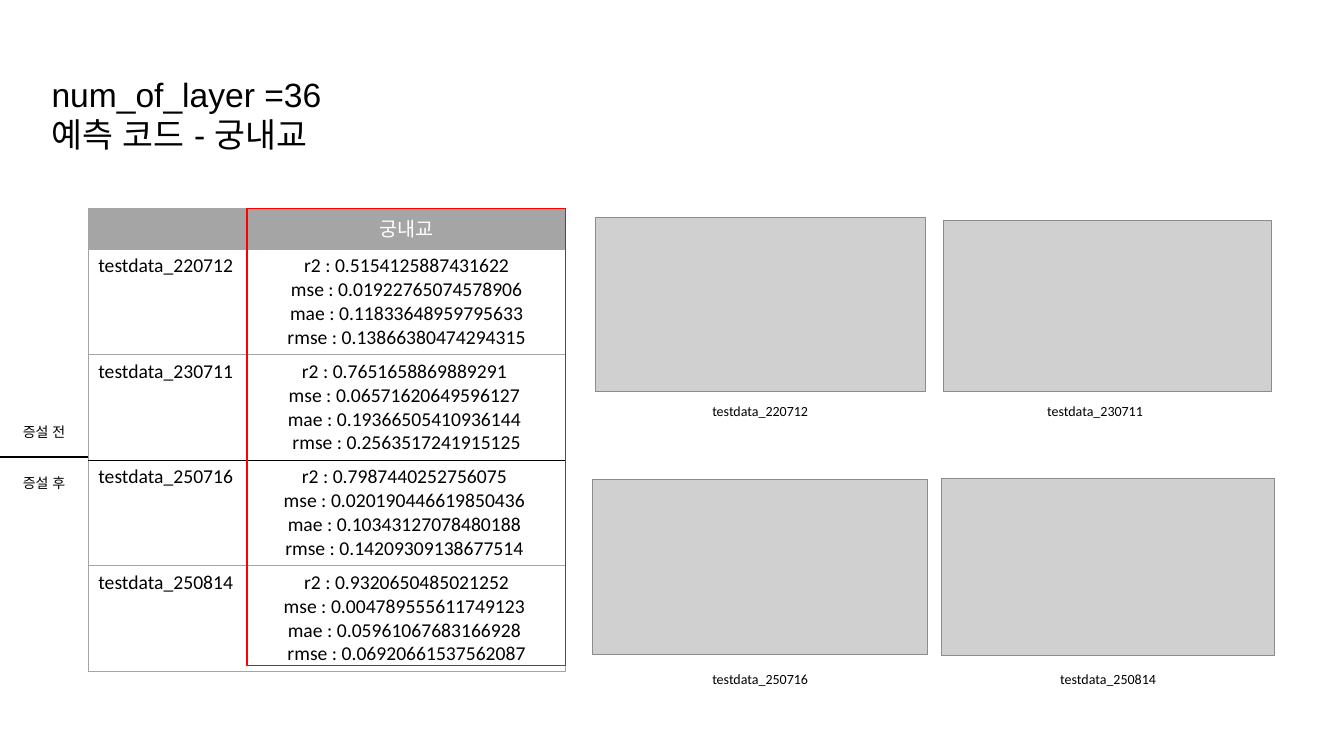
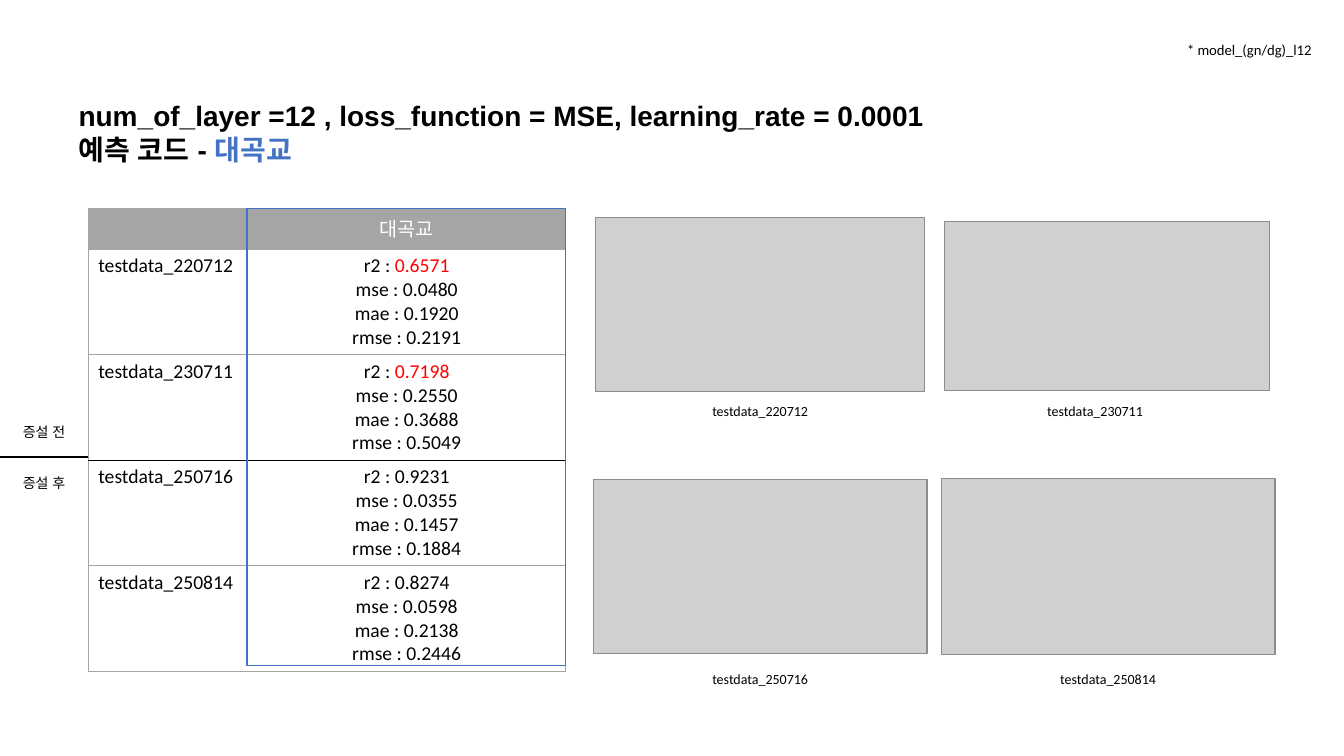
Before and after one commit to JEONGMIN0000/TrainDataCreater_LSTM, a slide deck: slide 11 of ParallelLSTM/result/성능개선 3 결과.pptx (slide 13 before the commit). Drawn at 1344x756 pixels with LibreOffice and Linux fonts; fonts in the diff are those of the drawing; grey boxes stand for pictures. Boxes give left, top, right and bottom in pixels: in the first picture for what was removed or moved away, otherwise in the second. Text is boxed around its words. In the diff, an @@ line names an element or a change of style, - is before the commit and + after.

```diff
--- a/ParallelLSTM/result/성능개선 3 결과.pptx
+++ b/ParallelLSTM/result/성능개선 3 결과.pptx
@@ text added at [1198,44,1312,58], 10.5 pt, text #000000 @@
+* model_(gn/dg)_l12
@@ text at [79,105,923,163]: text changed; size 24 to 20 pt; bold on @@
-num_of_layer =36 예측 코드 - 궁내교
+num_of_layer =12 , loss_function = MSE, learning_rate = 0.0001
+예측 코드 - 대곡교
@@ table at [89,209,567,670] @@
-row 1, column 2: 궁내교
+row 1, column 2: 대곡교
-row 2, column 2: r2 : 0.5154125887431622 / mse : 0.01922765074578906 / mae : 0.11833648959795633 / rmse : 0.13866380474294315
+row 2, column 2: r2 : 0.6571 / mse : 0.0480 / mae : 0.1920 / rmse : 0.2191
-row 3, column 2: r2 : 0.7651658869889291 / mse : 0.06571620649596127 / mae : 0.19366505410936144 / rmse : 0.2563517241915125
+row 3, column 2: r2 : 0.7198 / mse : 0.2550 / mae : 0.3688 / rmse : 0.5049
-row 4, column 2: r2 : 0.7987440252756075 / mse : 0.020190446619850436 / mae : 0.10343127078480188 / rmse : 0.14209309138677514
+row 4, column 2: r2 : 0.9231 / mse : 0.0355 / mae : 0.1457 / rmse : 0.1884
-row 5, column 2: r2 : 0.9320650485021252 / mse : 0.004789555611749123 / mae : 0.05961067683166928 / rmse : 0.06920661537562087
+row 5, column 2: r2 : 0.8274 / mse : 0.0598 / mae : 0.2138 / rmse : 0.2446
@@ rectangle at [247,209,566,666]: outline #FF0000 1 pt to #4472C4 1 pt @@
```
Also in this commit, not shown: 8 other slides changed, 9 slides removed, 1 other file.
